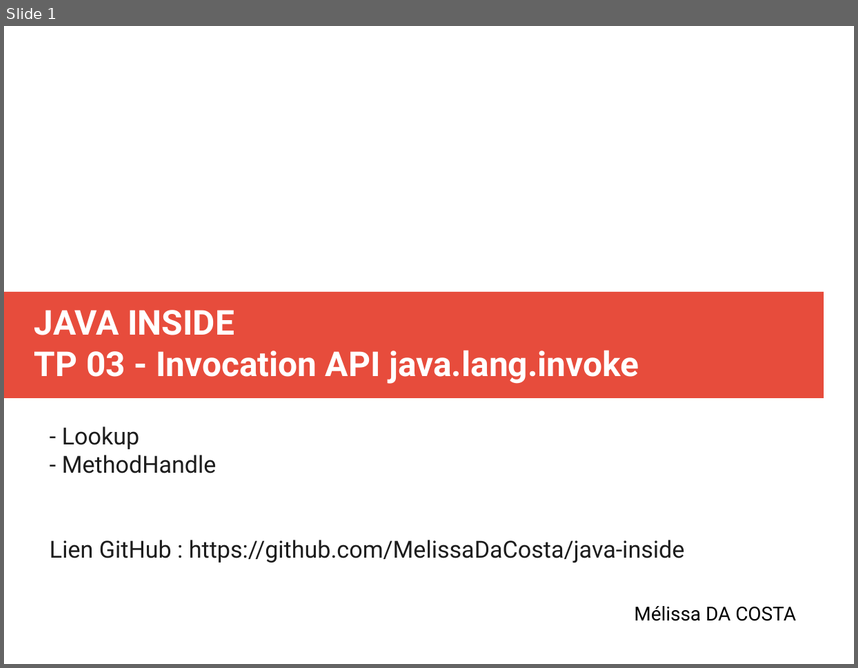
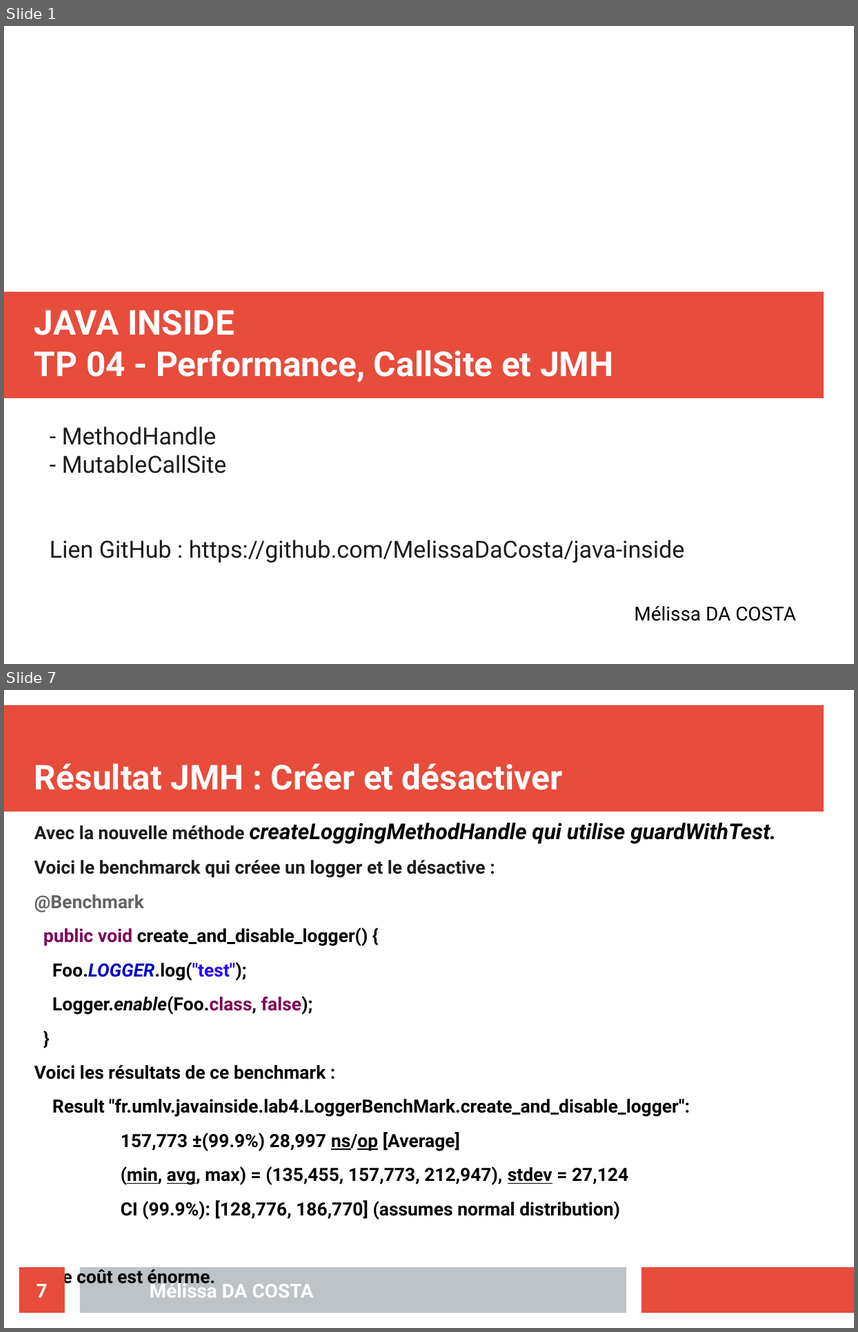
Before and after one commit to MelissaDaCosta/java-inside, a slide deck: lab4/Mélissa_DA_COSTA_slides_TP04.odp. Shown one above the other, each under a label of ours: slide 1 before the commit, slides 1 and 7 after it; the slides between them are not shown. The pictures are 858x668 and 858x1332 pixels, drawn with LibreOffice and Linux fonts; fonts in the diff are those of the drawing. Boxes give left, top, right and bottom in pixels: in the first picture for what was removed or moved away, otherwise in the second. Text is boxed around its words. In the diff, an @@ line names an element or a change of style, - is before the commit and + after.

```diff
--- a/lab4/Mélissa_DA_COSTA_slides_TP04.odp
+++ b/lab4/Mélissa_DA_COSTA_slides_TP04.odp
@@ slide 7 added at box(4, 690, 854, 1328), background #FFFFFF @@
@@ rectangle added at box(4, 705, 824, 812), fill #E74C3C @@
@@ title added at box(34, 763, 563, 790), 32 pt, text #FFFFFF, bold @@
+Résultat JMH : Créer et désactiver
@@ text added at box(34, 822, 776, 1219), 17 pt, text #000000, bold @@
+Avec la nouvelle méthode createLoggingMethodHandle qui utilise guardWithTest.
+Voici le benchmarck qui créee un logger et le désactive :
+@Benchmark
+public void create_and_disable_logger() {
+Foo.LOGGER.log("test");
+Logger.enable(Foo.class, false);
+}
+Voici les résultats de ce benchmark :
+Result "fr.umlv.javainside.lab4.LoggerBenchMark.create_and_disable_logger":
+157,773 ±(99.9%) 28,997 ns/op [Average]
+(min, avg, max) = (135,455, 157,773, 212,947), stdev = 27,124
+CI (99.9%): [128,776, 186,770] (assumes normal distribution)
+Le coût est énorme.
@@ page number added at box(19, 1267, 65, 1312), fill #E74C3C, 18 pt, text #FFFFFF, bold @@
+7
@@ rectangle added at box(80, 1267, 626, 1312), fill #BDC3C7 @@
@@ rectangle added at box(642, 1267, 854, 1312), fill #E74C3C @@
@@ text added at box(150, 1279, 314, 1297), 18 pt, text #FFFFFF, bold @@
+Mélissa DA COSTA
@@ slide 1 changed as well @@
@@ title at box(34, 310, 613, 382): text changed @@
-JAVA INSIDE
-TP 03 - Invocation API java.lang.invoke
+JAVA INSIDE
+TP 04 - Performance, CallSite et JMH
@@ subtitle at box(62, 426, 139, 449): paragraph removed @@
-- Lookup
@@ subtitle at box(62, 454, 227, 473): paragraph added @@
+- MutableCallSite
```
Also in this commit, not shown: 5 other slides added, 7 slides removed, 1 other file.
